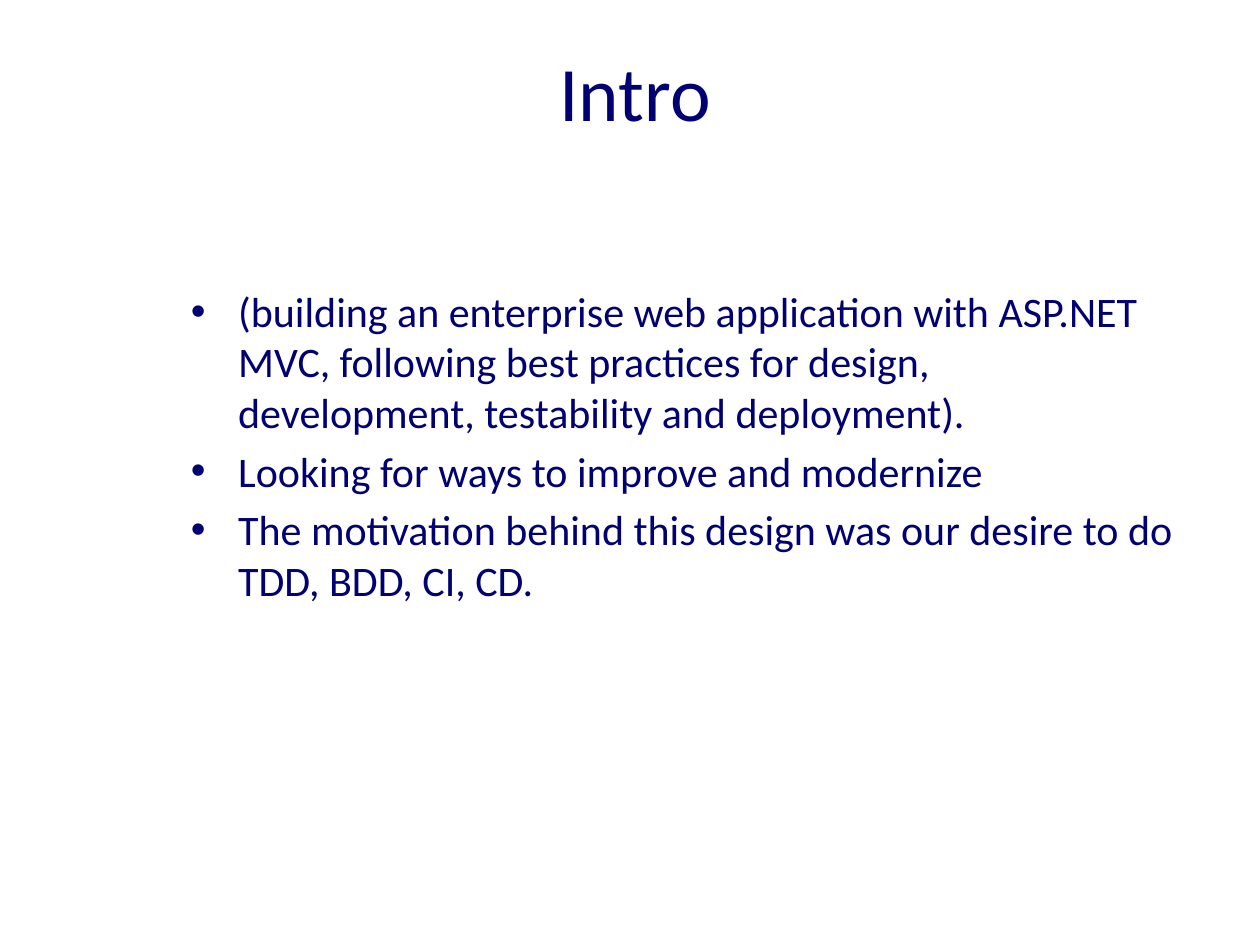
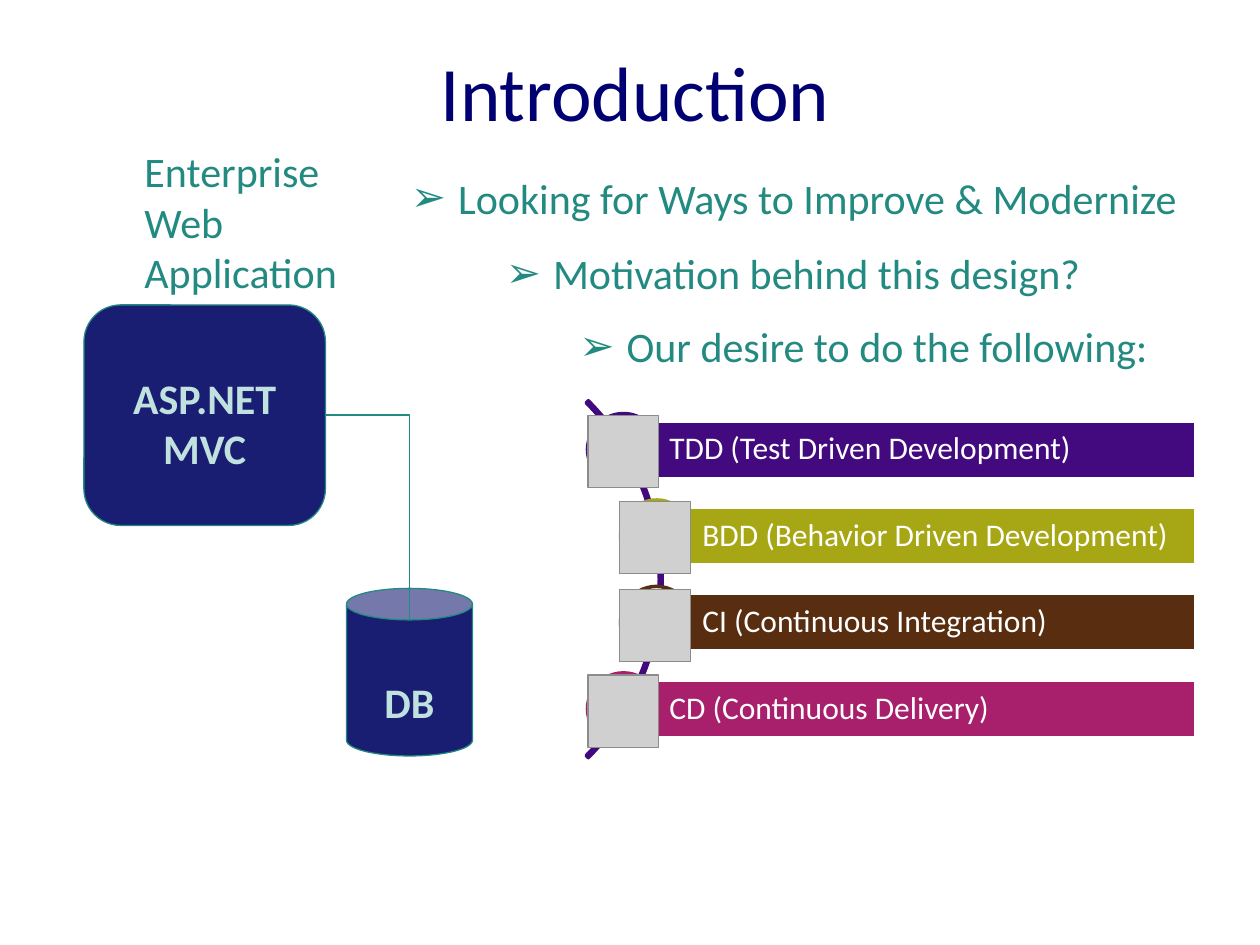
Before and after one commit to excellalabs/ExcellaLean, a slide deck: slide 3 of _presentations/CodeFirstMigrations.pptx. Drawn at 1260x945 pixels with LibreOffice and Linux fonts; fonts in the diff are those of the drawing; grey boxes stand for pictures; background and template pictures are left out. Boxes give left, top, right and bottom in pixels: in the first picture for what was removed or moved away, otherwise in the second. Text is boxed around its words. In the diff, an @@ line names an element or a change of style, - is before the commit and + after.

```diff
--- a/_presentations/CodeFirstMigrations.pptx
+++ b/_presentations/CodeFirstMigrations.pptx
@@ title at <box>441,67,829,122</box>: text changed @@
-Intro
+Introduction
@@ text added at <box>144,158,336,295</box>, 24 pt, text #238A81 @@
+Enterprise
+Web
+Application
@@ text added at <box>458,185,1177,222</box>, 24 pt, text #238A81 @@
+➢ Looking for Ways to Improve & Modernize
@@ text added at <box>553,260,1080,297</box>, 24 pt, text #238A81 @@
+➢ Motivation behind this design?
@@ text removed at <box>238,296,1172,601</box> @@
-• (building an enterprise web application with ASP.NET MVC, following best practices for design, development, testability and deployment).
-• Looking for ways to improve and modernize
-• The motivation behind this design was our desire to do TDD, BDD, CI, CD.
@@ rounded rectangle added at <box>84,305,326,525</box>, fill #191E72, outline #238A81 0.75 pt, 24 pt, text #C1E1DE, bold @@
+ASP.NET
+MVC
@@ text added at <box>627,333,1147,370</box>, 24 pt, text #238A81 @@
+➢ Our desire to do the following:
@@ elbow line added from (325, 415) to (410, 620), #238A81 0.75 pt @@
@@ picture added at <box>588,416,659,488</box> @@
@@ picture added at <box>620,501,690,573</box> @@
@@ cylinder added at <box>346,588,472,756</box>, fill #191E72, outline #238A81 0.75 pt, 24 pt, text #C1E1DE, bold @@
+DB
@@ picture added at <box>620,590,690,662</box> @@
@@ group added at <box>158,326,1196,832</box>: 4 rectangles, 4 texts, 4 ellipses, 1 arch (boxed as its full ring) @@
+TDD (Test Driven Development)
+BDD (Behavior Driven Development)
+CI (Continuous Integration)
+CD (Continuous Delivery)
@@ picture added at <box>588,675,659,747</box> @@
```
Also in this commit, not shown: 12 other slides changed, 2 slides added, 3 slides removed.
